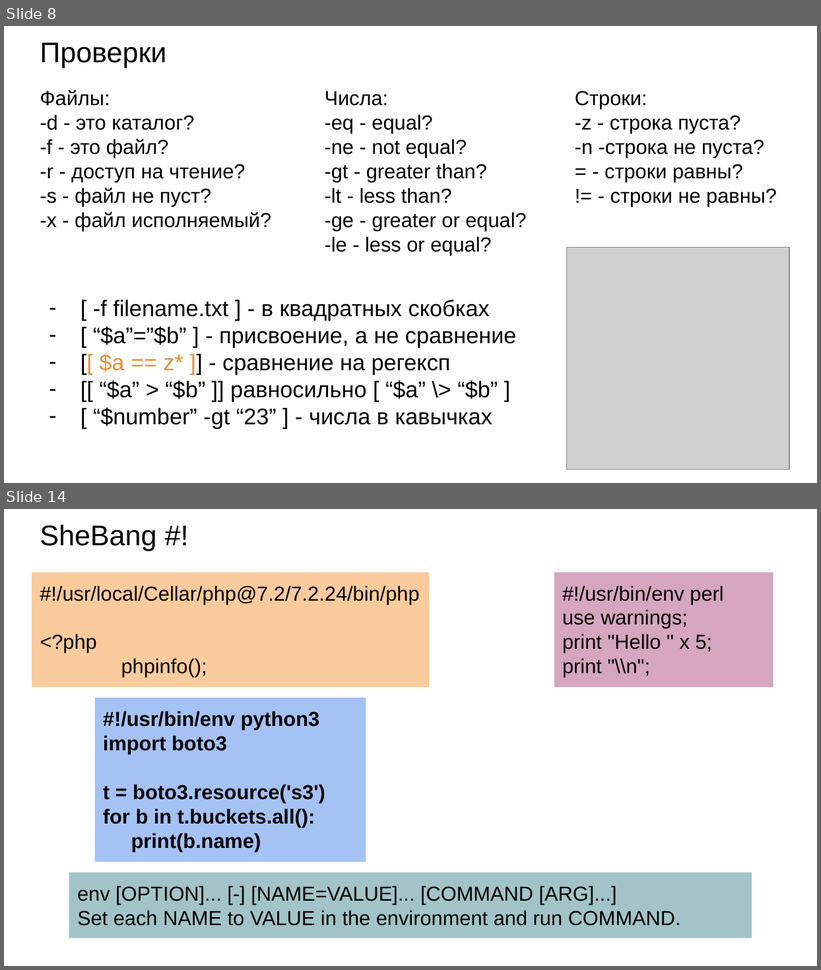
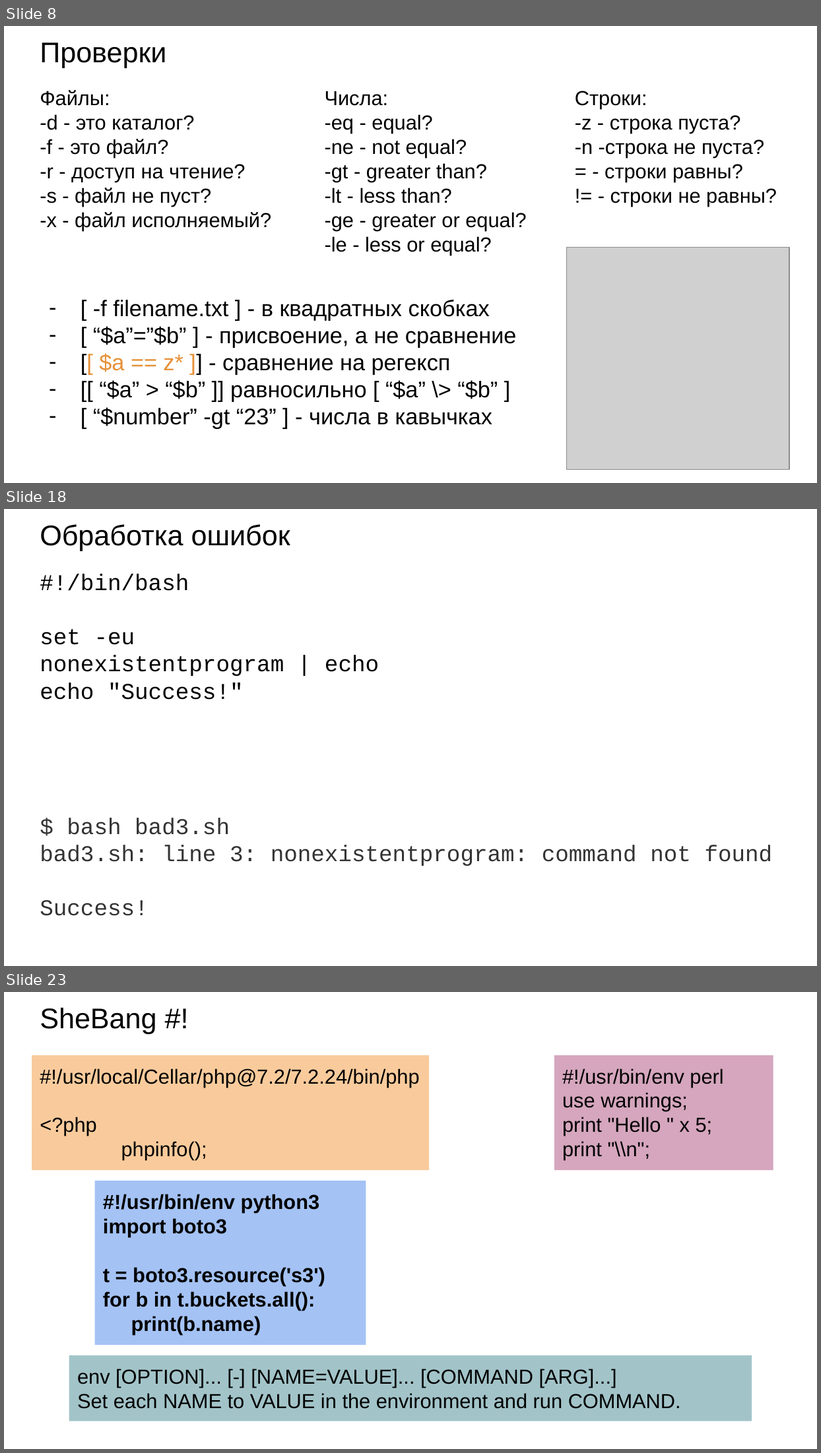
Before and after one commit to XoM9choK37/server-administration, a slide deck: theory/Облако/Лекции/3. bash.pptx. Shown one above the other, each under a label of ours: slides 8 and 14 before the commit, slides 8, 18 and 23 after it; the slides between them are not shown. The pictures are 821x970 and 821x1453 pixels, drawn with LibreOffice and Linux fonts; fonts in the diff are those of the drawing; grey boxes stand for pictures. Boxes give left, top, right and bottom in pixels: in the first picture for what was removed or moved away, otherwise in the second. Text is boxed around its words. In the diff, an @@ line names an element or a change of style, - is before the commit and + after.

```diff
--- a/theory/Облако/Лекции/3. bash.pptx
+++ b/theory/Облако/Лекции/3. bash.pptx
@@ slide 18 added at (4,509,817,966), background #FFFFFF @@
@@ title added at (40,524,290,551), 25.2 pt, text #000000 @@
+Обработка ошибок
@@ text added at (40,574,379,700), 20 pt, text #000000 @@
+#!/bin/bash
+set -eu
+nonexistentprogram | echo
+echo "Success!"
@@ text added at (40,818,773,916), 20 pt, text #333333 @@
+$ bash bad3.sh
+bad3.sh: line 3: nonexistentprogram: command not found
+Success!
@@ what was slide 14 is now slide 23 @@
```
Also in this commit, not shown: 14 slides changed, 9 other slides added, 1 slide removed, 32 other files.
